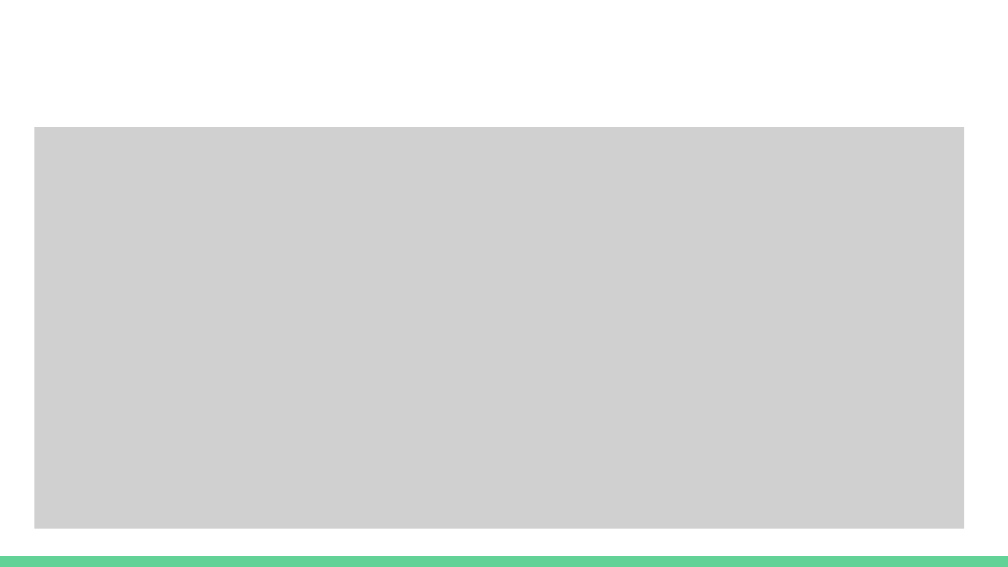
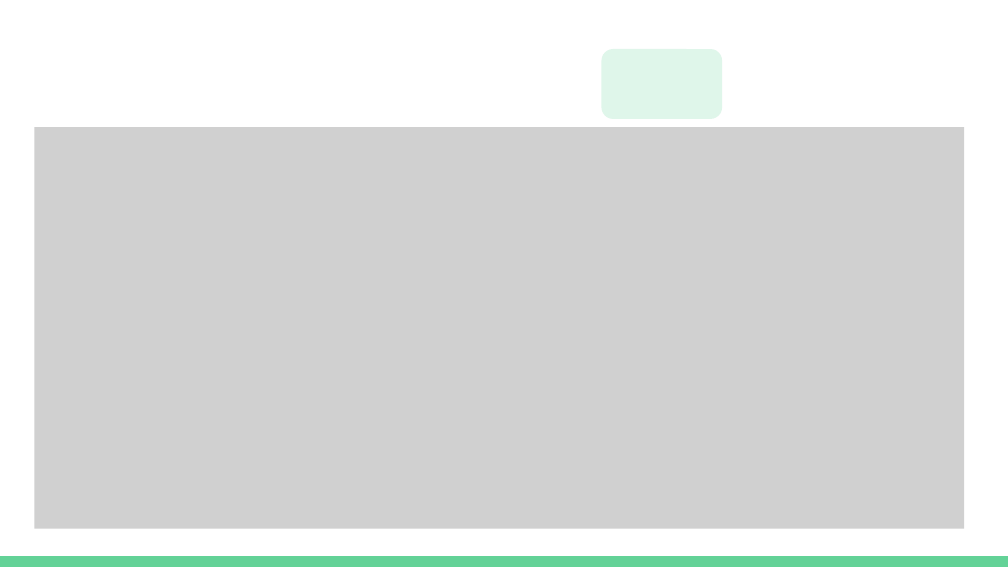
Before and after one commit to DCSCyHD/2023_modulo_3, a slide deck: slide 20 of clase3/teorica_3.pptx. Drawn at 1008x567 pixels with LibreOffice and Linux fonts; fonts in the diff are those of the drawing; grey boxes stand for pictures. Boxes give left, top, right and bottom in pixels: in the first picture for what was removed or moved away, otherwise in the second. Text is boxed around its words. In the diff, an @@ line names an element or a change of style, - is before the commit and + after.

```diff
--- a/clase3/teorica_3.pptx
+++ b/clase3/teorica_3.pptx
@@ rounded rectangle added at [602,49,723,119], fill #63D297 at 20% opacity @@
```
Also in this commit, not shown: 1 other slide changed, 3 other files.
